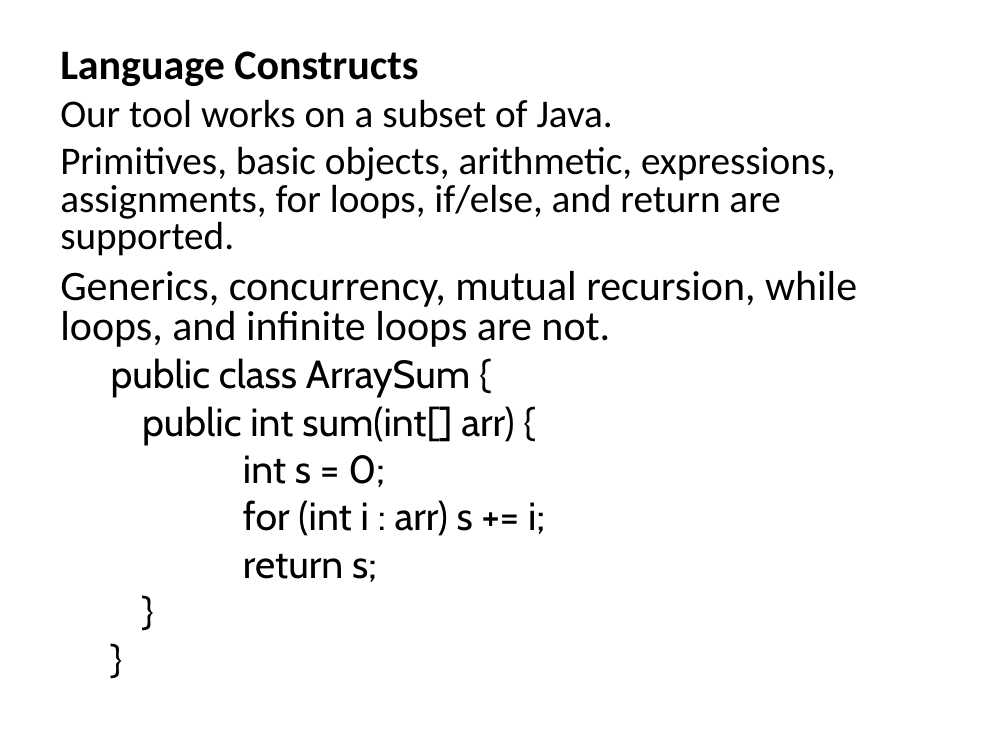
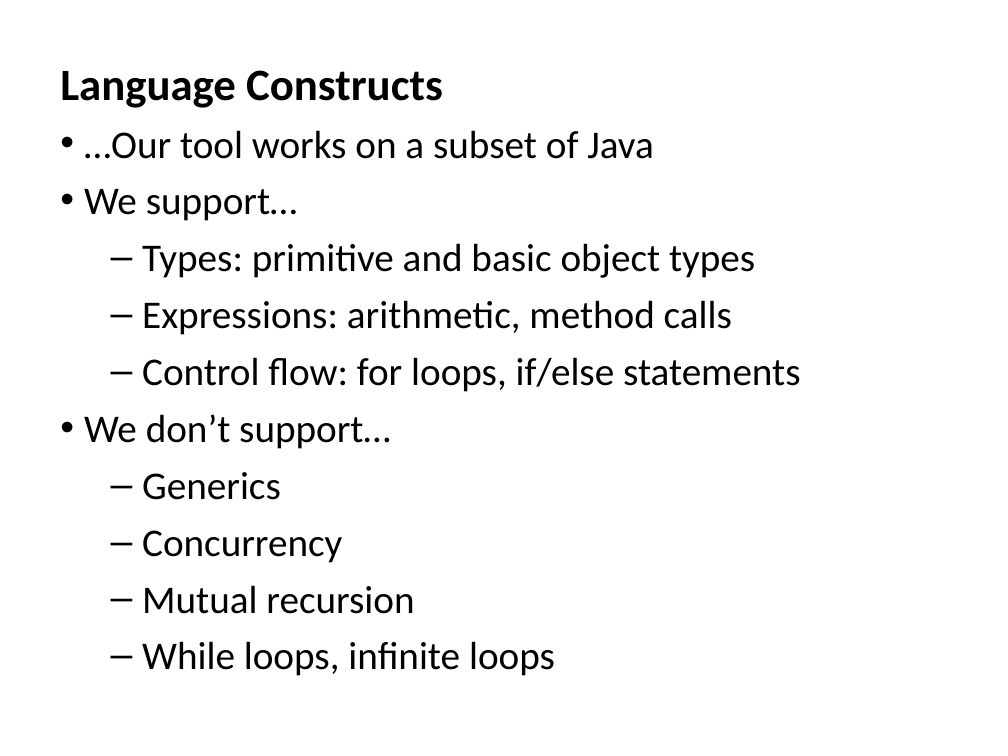
Before and after one commit to Michael0x2a/asymptotic-analysis-tool, a slide deck: slide 3 of poster.ppt. Drawn at 1008x756 pixels with LibreOffice and Linux fonts; fonts in the diff are those of the drawing. Boxes give left, top, right and bottom in pixels: in the first picture for what was removed or moved away, otherwise in the second. Text is boxed around its words. In the diff, an @@ line names an element or a change of style, - is before the commit and + after.

Commit message:
Poster

```diff
--- a/poster.ppt
+++ b/poster.ppt
@@ text "Language Constructs": place and size @@
-text "Language Constructs" at bbox=[60, 51, 857, 582]
+text "Language Constructs" at bbox=[60, 70, 800, 676]
@@ text at bbox=[60, 70, 443, 108]: size 30 to 32 pt in "Language Constructs"; line spacing 0.8 to 1 @@
@@ text at bbox=[84, 130, 800, 676]: text changed @@
-Our tool works on a subset of Java.
-Primitives, basic objects, arithmetic, expressions, assignments, for loops, if/else, and return are supported.
-Generics, concurrency, mutual recursion, while loops, and infinite loops are not.
-  public class ArraySum {
-  public int sum(int[] arr) {
-  int s = 0;
-  for (int i : arr) s += i;
-  return s;
-  }
-  }
+• …Our tool works on a subset of Java
+• We support…
+  – Types: primitive and basic object types
+  – Expressions: arithmetic, method calls
+  – Control flow: for loops, if/else statements
+• We don’t support…
+  – Generics
+  – Concurrency
+  – Mutual recursion
+  – While loops, infinite loops
```
Also in this commit, not shown: 2 slides added, 2 slides removed.
